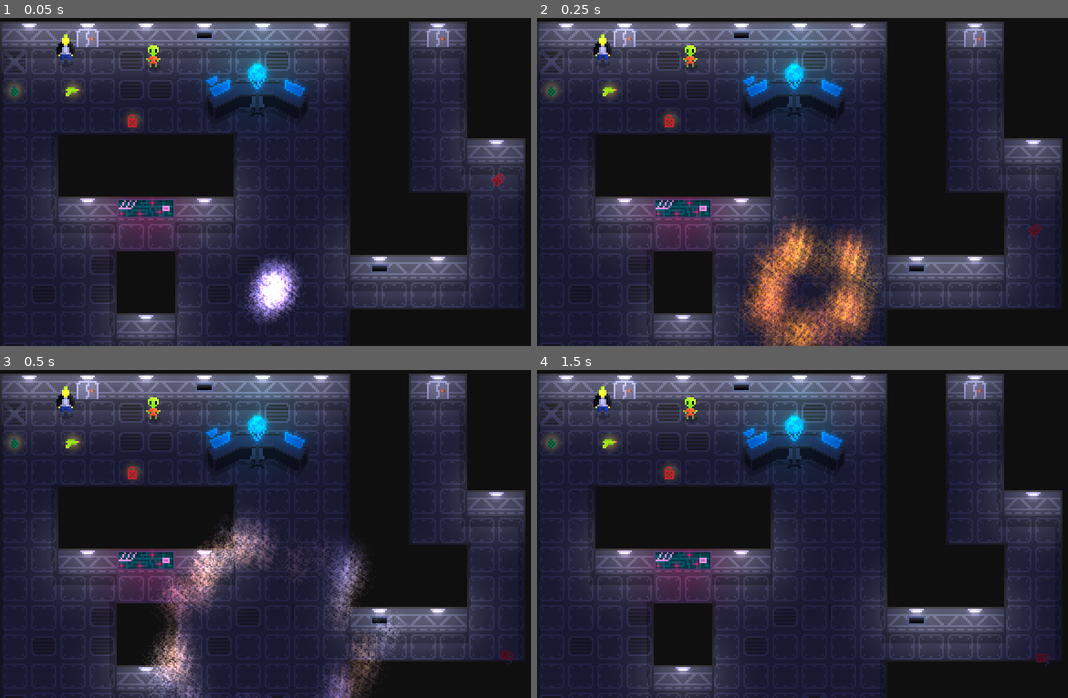
Above: before the commit, frames 1-4 (two rows, left to right).
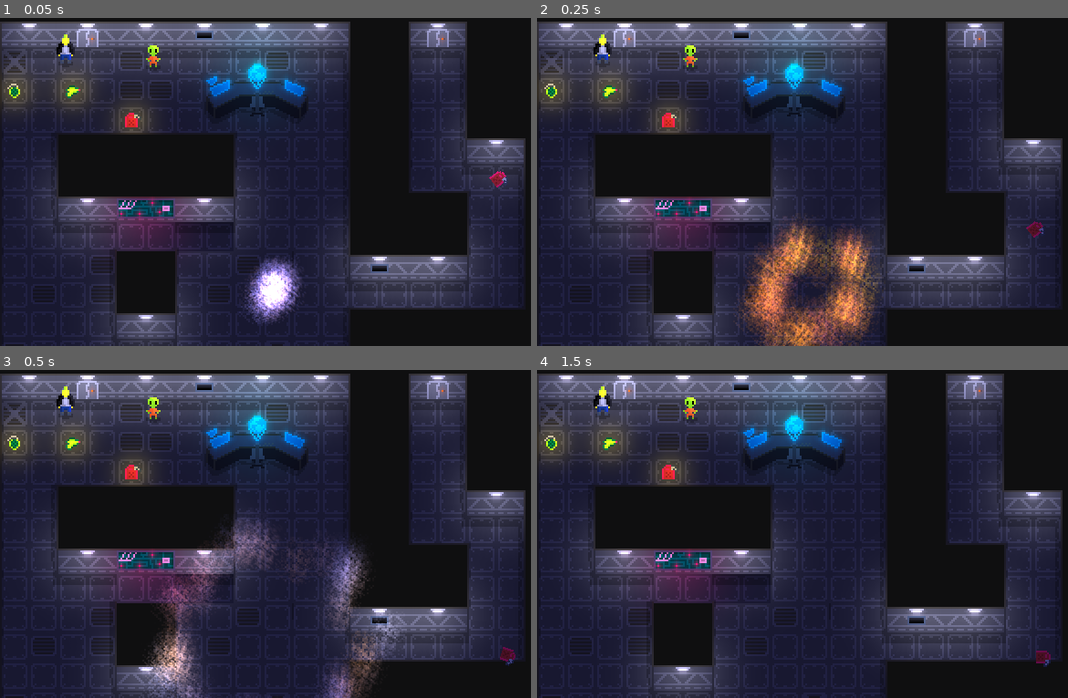
Above: after the commit, the same moments.

Repository: CrankyCranton/Godot-Jam-3
Game: Godot game, scene res://assets/tiles/tiles_test.tscn
Two runs of this game, one before a commit and one after it. Both use one fixed random seed, a clock stepped at 60 frames per second and the inputs below. The project has no main scene, so this scene is started directly.
Inputs:
- Up to frame 1 (0.05 s): no input
- Up to frame 2 (0.25 s): no input
- Up to frame 3 (0.5 s): no input
- Up to frame 4 (1.5 s): tap Enter at 1.25 s

The runs differ from the first frame. In frame 1, 2.1% of the frame differs, in the area x 0-96%, y 15-70%; in frame 2, 2.3%; in frame 3, 3.5%, in the area x 0-98%, y 15-91%; in frame 4, 2.1%.

Commit message:
Higher item visibility

Diff:
--- a/assets/tiles/tiles_test.tscn
+++ b/assets/tiles/tiles_test.tscn
@@ -472,10 +472,6 @@
 sources/0 = SubResource("TileSetAtlasSource_4oi31")
 
 [sub_resource type="CanvasItemMaterial" id="CanvasItemMaterial_fy13x"]
-light_mode = 1
-
-[sub_resource type="CanvasItemMaterial" id="CanvasItemMaterial_7y66l"]
-blend_mode = 1
 
 [sub_resource type="CanvasItemMaterial" id="CanvasItemMaterial_nm68x"]
 blend_mode = 1
@@ -530,13 +526,6 @@
 texture = ExtResource("3_ah3je")
 
 [node name="ItemGlow" type="PointLight2D" parent="GasCan"]
-visible = false
-texture = ExtResource("6_bkpu8")
-
-[node name="ItemGlow2" type="Sprite2D" parent="GasCan"]
-show_behind_parent = true
-texture_filter = 2
-material = SubResource("CanvasItemMaterial_7y66l")
 texture = ExtResource("6_bkpu8")
 
 [node name="Grenade" type="Sprite2D" parent="."]
@@ -545,13 +534,6 @@
 texture = ExtResource("4_blhkw")
 
 [node name="ItemGlow" type="PointLight2D" parent="Grenade"]
-visible = false
-texture = ExtResource("6_bkpu8")
-
-[node name="ItemGlow2" type="Sprite2D" parent="Grenade"]
-show_behind_parent = true
-texture_filter = 2
-material = SubResource("CanvasItemMaterial_7y66l")
 texture = ExtResource("6_bkpu8")
 
 [node name="LaserGun" type="Sprite2D" parent="."]
@@ -560,13 +542,6 @@
 texture = ExtResource("5_sk122")
 
 [node name="ItemGlow" type="PointLight2D" parent="LaserGun"]
-visible = false
-texture = ExtResource("6_bkpu8")
-
-[node name="ItemGlow3" type="Sprite2D" parent="LaserGun"]
-show_behind_parent = true
-texture_filter = 2
-material = SubResource("CanvasItemMaterial_7y66l")
 texture = ExtResource("6_bkpu8")
 
 [node name="Alien" type="Sprite2D" parent="."]
Binary file changed: assets/items/gas_can/gas_can.png
Binary file changed: assets/items/grenade/grenade.png
Binary file changed: assets/items/item_glow/item_glow.png
Binary file changed: assets/items/laser_gun/laser_gun.png
Not shown: 1 places in assets/tiles/tiles_test.tscn that only renumber resources
Not shown, changed: assets/items/gas_can/gas_can.pxo
Not shown, changed: assets/items/grenade/grenade.pxo
Not shown, changed: assets/items/item_glow/item_glow.pxo
Not shown, changed: assets/items/laser_gun/laser_gun.pxo
